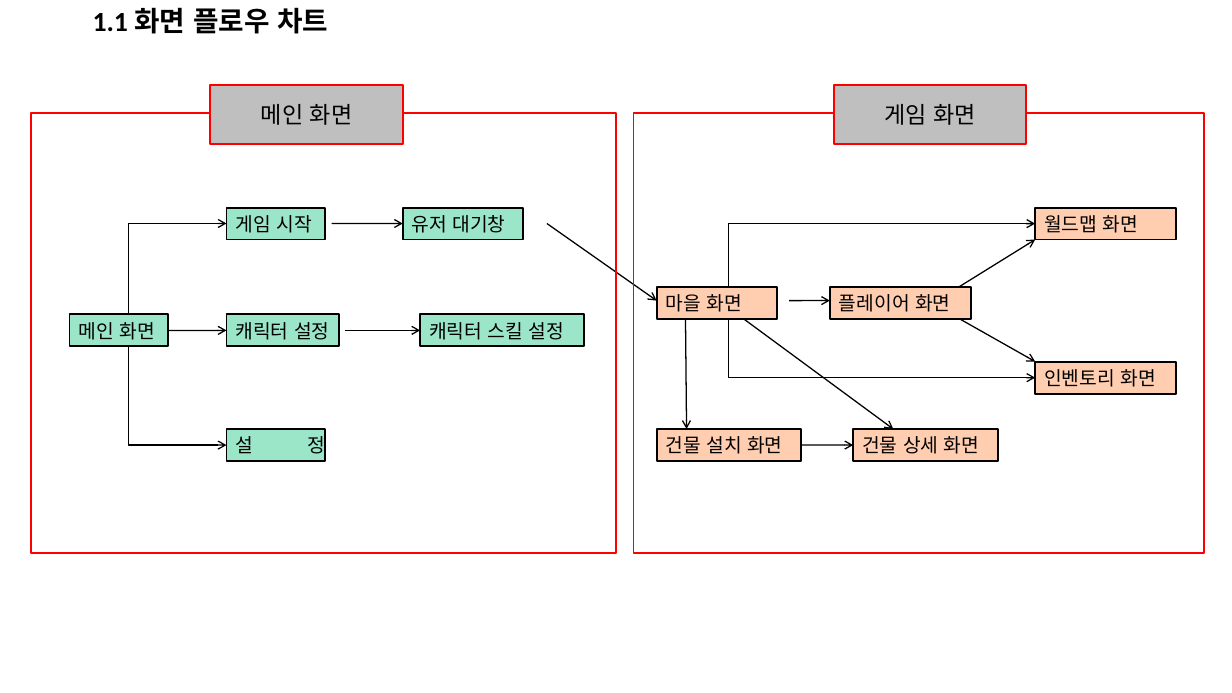
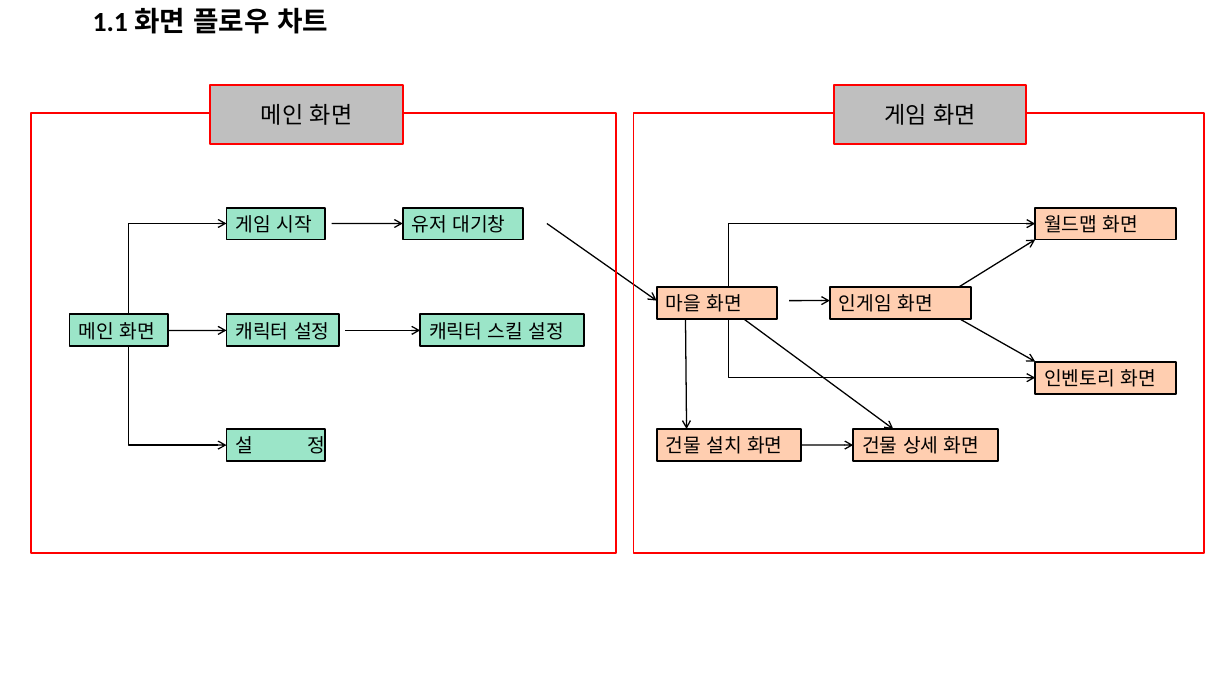
Before and after one commit to MinSeok0406/Project_RE, a slide deck: slide 5 of PROJECT_RE_UI배치도.pptx. Drawn at 1232x693 pixels with LibreOffice and Linux fonts; fonts in the diff are those of the drawing. Boxes give left, top, right and bottom in pixels: in the first picture for what was removed or moved away, otherwise in the second. Text is boxed around its words. In the diff, an @@ line names an element or a change of style, - is before the commit and + after.

Commit message:
플레이어 인게임 UI 제작

```diff
--- a/PROJECT_RE_UI배치도.pptx
+++ b/PROJECT_RE_UI배치도.pptx
@@ text at (x1=839, y1=294, x2=932, y2=312): text changed @@
-플레이어 화면
+인게임 화면
```
Also in this commit, not shown: 4 other slides changed.
